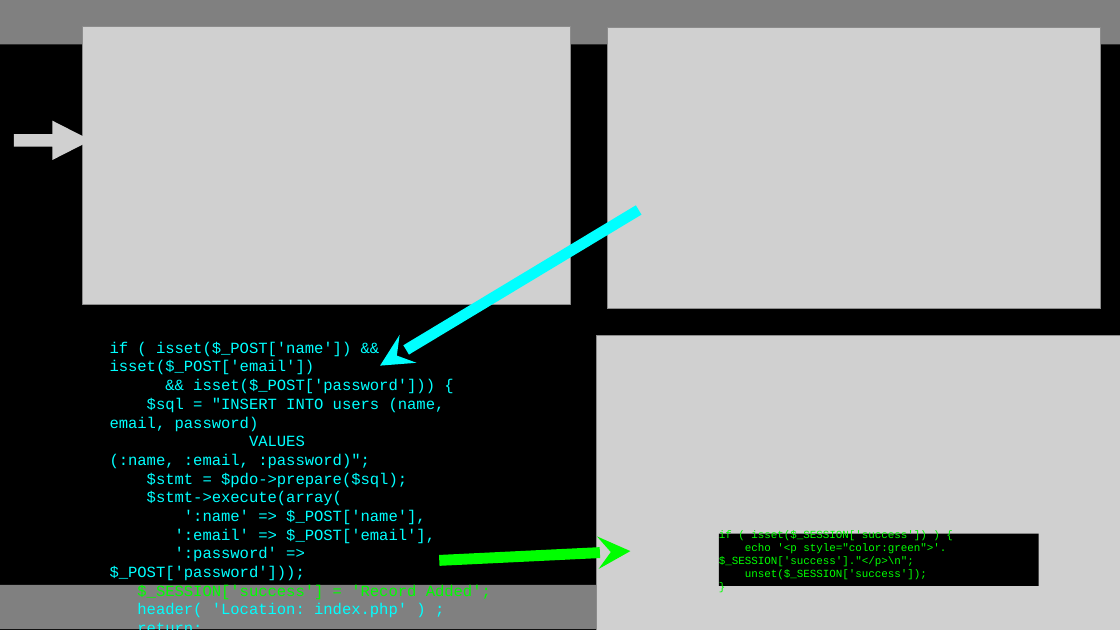
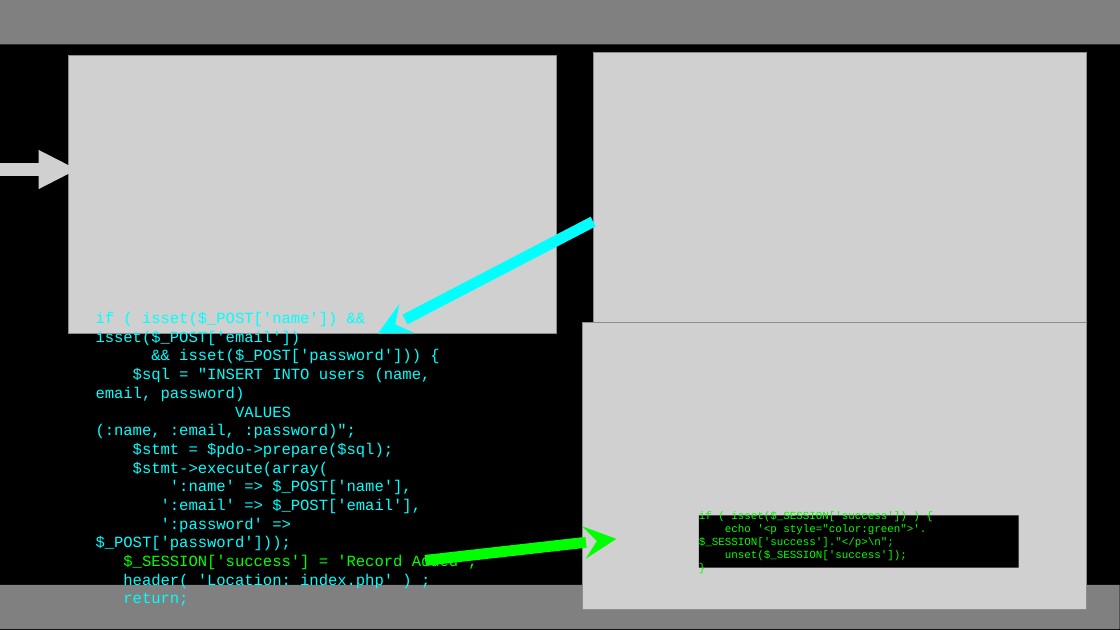
Before and after one commit to csev/wa4e, a slide deck: slide 10 of lectures/PHP-10-CRUD.ppt. Drawn at 1120x630 pixels with LibreOffice and Linux fonts; fonts in the diff are those of the drawing; grey boxes stand for pictures. Boxes give left, top, right and bottom in pixels: in the first picture for what was removed or moved away, otherwise in the second. Text is boxed around its words. In the diff, an @@ line names an element or a change of style, - is before the commit and + after.

```diff
--- a/lectures/PHP-10-CRUD.ppt
+++ b/lectures/PHP-10-CRUD.ppt
@@ picture: place and size @@
-picture at [82, 26, 570, 304]
+picture at [68, 55, 557, 333]
@@ picture: place and size @@
-picture at [607, 28, 1101, 309]
+picture at [594, 53, 1088, 334]
@@ picture: place and size @@
-picture at [15, 121, 92, 160]
+picture at [0, 150, 77, 189]
@@ arrow moved from (380, 366) - (638, 211) to (377, 334) - (594, 222) @@
@@ text "if ( isset($_POST['name']) && isset($_POST['email'])" rewrapped from [110, 341, 491, 617] to [96, 312, 477, 606] @@
@@ picture: place and size @@
-picture at [597, 336, 1120, 630]
+picture at [582, 323, 1086, 610]
@@ arrow moved from (631, 551) - (439, 561) to (616, 539) - (426, 561) @@
@@ rectangle "if ( isset($_SESSION['success']) ) {": place and size @@
-rectangle "if ( isset($_SESSION['success']) ) {" at [719, 534, 1039, 587]
+rectangle "if ( isset($_SESSION['success']) ) {" at [699, 515, 1019, 568]
```
Also in this commit, not shown: 12 other slides changed, 1 slide added, 1 slide removed, 4 other files.
